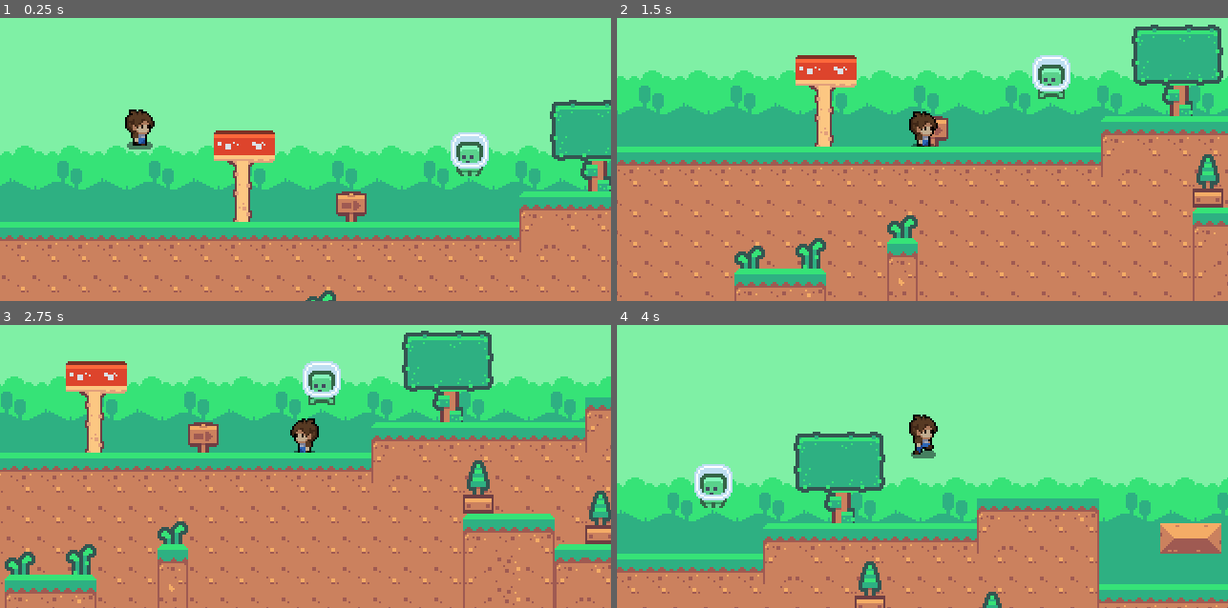
Above: before the commit, frames 1-4 (two rows, left to right).
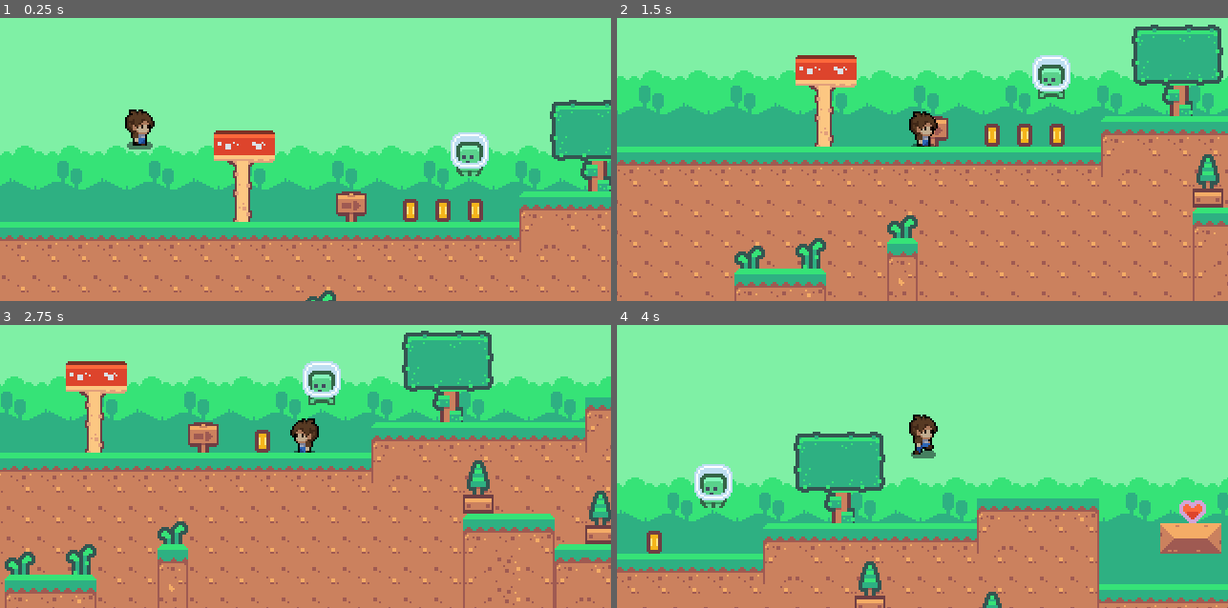
Above: after the commit, the same moments.

Repository: hoanprd/Godot_Lab6
Game: Godot game, scene res://Scene/Task/Task2.tscn
The game is run twice, just before and just after one commit, with the same random seed, the same clock (stepped at 60 frames per second) and the same inputs. The project has no main scene, so this scene is started directly.
Inputs:
- Up to frame 1 (0.25 s): no input
- Up to frame 2 (1.5 s): tap Enter (ui_accept) at 0.5, 0.77 s; hold Right (ui_right) from 0.53 s (still down)
- Up to frame 3 (2.75 s): tap Enter (ui_accept) at 1.52 s; release Right (ui_right) at 2.03 s; hold Left (ui_left) from 2.03 s (still down)
- Up to frame 4 (4 s): release Left (ui_left) at 2.78 s; hold Right (ui_right) from 2.78 s (still down); tap Enter (ui_accept) at 3.02, 3.77 s

The runs differ from the first frame. In frame 1, 0.6% of the frame differs, in the area x 65-80%, y 63-73%; in frame 2, 0.6%; in frame 3, 0.2%; in frame 4, 0.5%.

Commit message:
Test pickable item

Diff:
--- a/lab6/Scene/Object/Coin.tscn
+++ b/lab6/Scene/Object/Coin.tscn
@@ -1,13 +1,17 @@
-[gd_scene load_steps=5 format=3 uid="uid://dpmldcawr36fe"]
+[gd_scene load_steps=6 format=3 uid="uid://dpmldcawr36fe"]
 
 [ext_resource type="Script" path="res://Scene/Object/ItemPick.gd" id="1_rqajm"]
-[ext_resource type="Texture2D" uid="uid://u55q0k6k7vr3" path="res://Sprite/Coin.png" id="2_1urym"]
+[ext_resource type="Texture2D" uid="uid://bchkaxqpmfcl7" path="res://Sprite/Item/Coin1.png" id="2_svroc"]
+[ext_resource type="Texture2D" uid="uid://6xqgcvbka55y" path="res://Sprite/Item/Coin2.png" id="3_5hcki"]
 
 [sub_resource type="SpriteFrames" id="SpriteFrames_g6mxa"]
 animations = [{
 "frames": [{
 "duration": 1.0,
-"texture": ExtResource("2_1urym")
+"texture": ExtResource("2_svroc")
+}, {
+"duration": 1.0,
+"texture": ExtResource("3_5hcki")
 }],
 "loop": true,
 "name": &"default",
@@ -15,7 +19,7 @@
 }]
 
 [sub_resource type="RectangleShape2D" id="RectangleShape2D_aavao"]
-size = Vector2(16, 12)
+size = Vector2(12, 12)
 
 [node name="Coin" type="Area2D"]
 z_index = 2
@@ -23,6 +27,7 @@
 
 [node name="AnimatedSprite2D" type="AnimatedSprite2D" parent="."]
 sprite_frames = SubResource("SpriteFrames_g6mxa")
+autoplay = "default"
 
 [node name="CollisionShape2D" type="CollisionShape2D" parent="."]
 shape = SubResource("RectangleShape2D_aavao")
--- a/lab6/Scene/Object/Health.tscn
+++ b/lab6/Scene/Object/Health.tscn
@@ -1,13 +1,17 @@
-[gd_scene load_steps=5 format=3 uid="uid://b6kjdvyo7phgq"]
+[gd_scene load_steps=6 format=3 uid="uid://b6kjdvyo7phgq"]
 
 [ext_resource type="Script" path="res://Scene/Object/ItemPick.gd" id="1_xg4r7"]
-[ext_resource type="Texture2D" uid="uid://u55q0k6k7vr3" path="res://Sprite/Coin.png" id="2_thlnv"]
+[ext_resource type="Texture2D" uid="uid://dsy5dtjwj34ki" path="res://Sprite/Item/Heart1.png" id="2_5ayib"]
+[ext_resource type="Texture2D" uid="uid://dyfl3wmeeqksp" path="res://Sprite/Item/Heart2.png" id="3_uan2y"]
 
 [sub_resource type="SpriteFrames" id="SpriteFrames_g6mxa"]
 animations = [{
 "frames": [{
 "duration": 1.0,
-"texture": ExtResource("2_thlnv")
+"texture": ExtResource("2_5ayib")
+}, {
+"duration": 1.0,
+"texture": ExtResource("3_uan2y")
 }],
 "loop": true,
 "name": &"default",
@@ -15,7 +19,7 @@
 }]
 
 [sub_resource type="RectangleShape2D" id="RectangleShape2D_aavao"]
-size = Vector2(16, 12)
+size = Vector2(14, 12)
 
 [node name="Health" type="Area2D"]
 z_index = 2
@@ -24,6 +28,7 @@
 
 [node name="AnimatedSprite2D" type="AnimatedSprite2D" parent="."]
 sprite_frames = SubResource("SpriteFrames_g6mxa")
+autoplay = "default"
 
 [node name="CollisionShape2D" type="CollisionShape2D" parent="."]
 shape = SubResource("RectangleShape2D_aavao")
--- a/lab6/Scene/Object/ItemPick.gd
+++ b/lab6/Scene/Object/ItemPick.gd
@@ -16,8 +16,9 @@
 
 
 func _on_body_entered(body: Node2D) -> void:
-	if (_itemId == 0):
-		Global.gold += 1
-	elif (_itemId == 1):
-		Global.health += 20
-	queue_free()
+	if body.is_in_group("player"):
+		if (_itemId == 0):
+			Global.gold += 1
+		elif (_itemId == 1):
+			Global.health += 20
+		queue_free()
--- a/lab6/Scene/Object/Player.tscn
+++ b/lab6/Scene/Object/Player.tscn
@@ -403,7 +403,7 @@
 "run": SubResource("Animation_iy6ff")
 }
 
-[node name="Player" type="RigidBody2D"]
+[node name="Player" type="RigidBody2D" groups=["player"]]
 z_index = 2
 lock_rotation = true
 script = ExtResource("1_ph8xx")
--- a/lab6/Scene/Task/Task2.tscn
+++ b/lab6/Scene/Task/Task2.tscn
@@ -464,13 +464,16 @@
 
 [node name="UI" parent="CanvasLayer" instance=ExtResource("6_lfxpw")]
 
-[node name="PickUpItem" type="Node" parent="."]
-
-[node name="Coin" parent="PickUpItem" instance=ExtResource("5_uqoy3")]
-position = Vector2(209, 522)
-
-[node name="Coin2" parent="PickUpItem" instance=ExtResource("5_uqoy3")]
-position = Vector2(414, 491)
-
-[node name="Health" parent="PickUpItem" instance=ExtResource("7_5o8ku")]
+[node name="PickableItem" type="Node" parent="."]
+
+[node name="Coin" parent="PickableItem" instance=ExtResource("5_uqoy3")]
+position = Vector2(215, 522)
+
+[node name="Coin2" parent="PickableItem" instance=ExtResource("5_uqoy3")]
+position = Vector2(249, 522)
+
+[node name="Coin3" parent="PickableItem" instance=ExtResource("5_uqoy3")]
+position = Vector2(232, 522)
+
+[node name="Health" parent="PickableItem" instance=ExtResource("7_5o8ku")]
 position = Vector2(497, 506)
--- a/lab6/project.godot
+++ b/lab6/project.godot
@@ -26,6 +26,10 @@
 window/size/window_height_override=720
 window/stretch/mode="canvas_items"
 
+[global_group]
+
+player=""
+
 [input]
 
 ui_attack={
Binary file added: lab6/Sprite/Item/Coin1.png
Not shown, added: lab6/Sprite/Item/Coin1.png.import
Binary file added: lab6/Sprite/Item/Coin2.png
Not shown, added: lab6/Sprite/Item/Coin2.png.import
Binary file added: lab6/Sprite/Item/Heart1.png
Not shown, added: lab6/Sprite/Item/Heart1.png.import
Binary file added: lab6/Sprite/Item/Heart2.png
Not shown, added: lab6/Sprite/Item/Heart2.png.import
